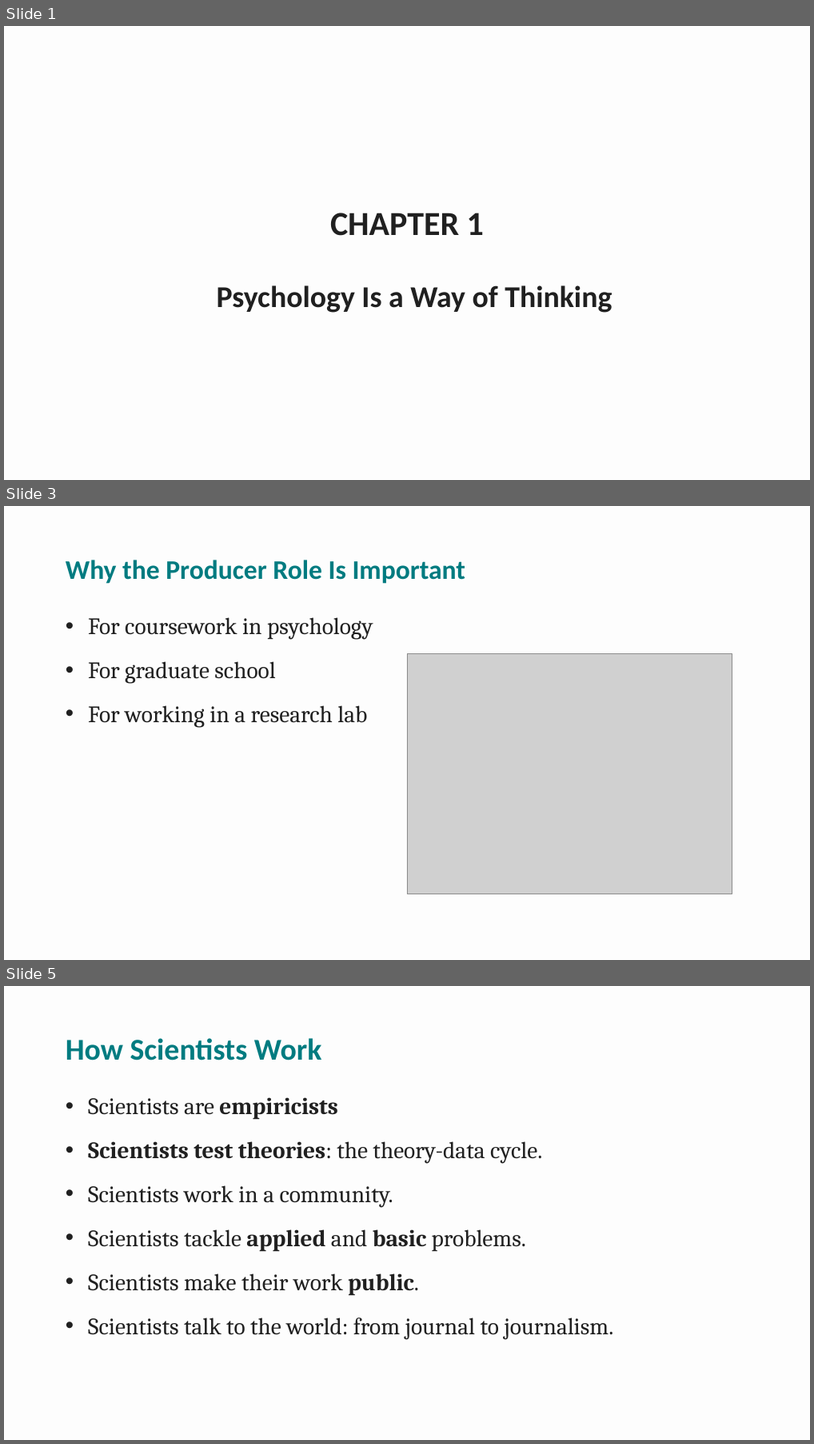
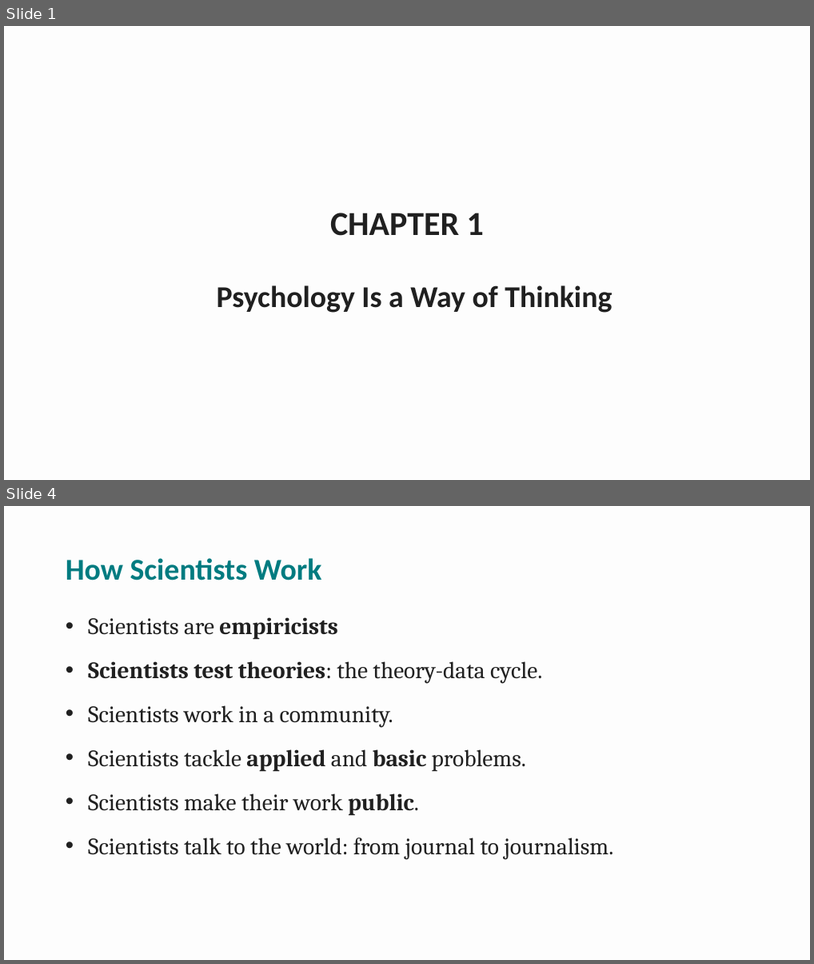
Before and after one commit to npm27/Teaching-Materials, a slide deck: Research Methods/Spring 26/Slides/1 Chapter 1.pptx. Shown one above the other, each under a label of ours: slides 1, 3 and 5 before the commit, slides 1 and 4 after it; the slides between them are not shown. The pictures are 814x1444 and 814x964 pixels, drawn with LibreOffice and Linux fonts; fonts in the diff are those of the drawing; grey boxes stand for pictures. Boxes give left, top, right and bottom in pixels: in the first picture for what was removed or moved away, otherwise in the second. Text is boxed around its words. In the diff, an @@ line names an element or a change of style, - is before the commit and + after.

```diff
--- a/Research Methods/Spring 26/Slides/1 Chapter 1.pptx
+++ b/Research Methods/Spring 26/Slides/1 Chapter 1.pptx
@@ slide 3 removed at <box>4,506,810,960</box>, background #FDFDFD @@
@@ title removed at <box>66,560,466,584</box> @@
-Why the Producer Role Is Important
@@ text removed at <box>88,617,374,728</box> @@
-• For coursework in psychology
-• For graduate school
-• For working in a research lab
@@ picture removed at <box>407,654,732,894</box> @@
@@ what was slide 5 is now slide 4 @@
```
Also in this commit, not shown: 4 slides changed, 1 other slide removed, 2 other files.
